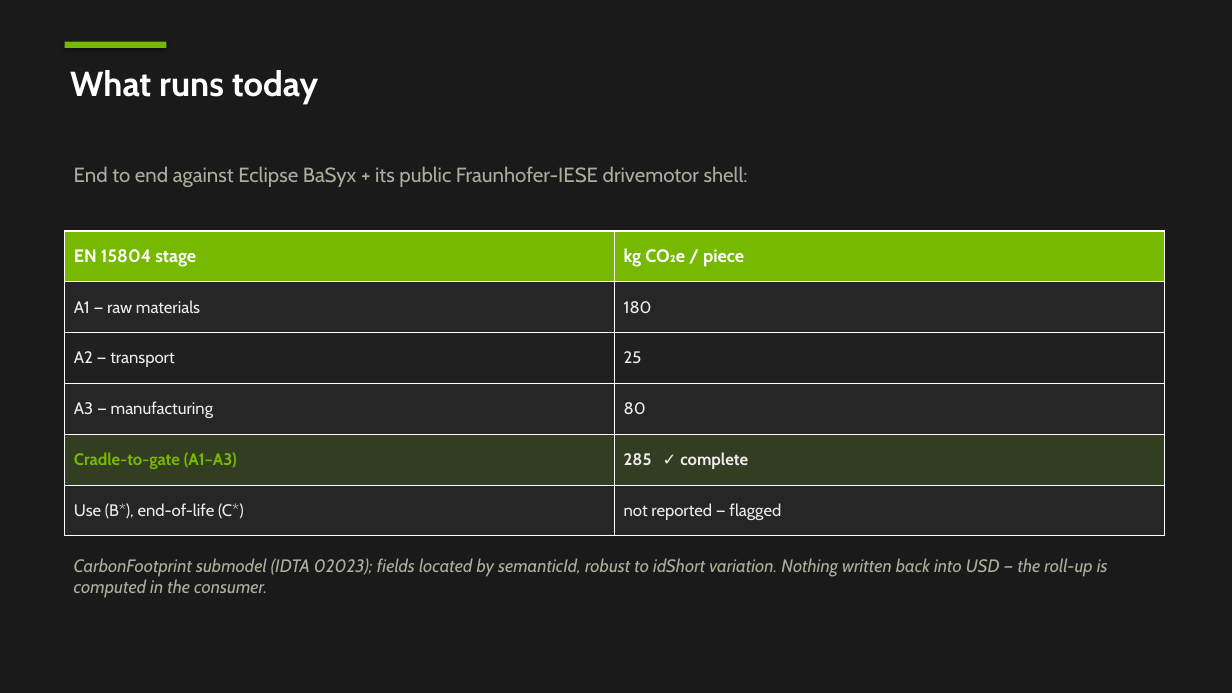
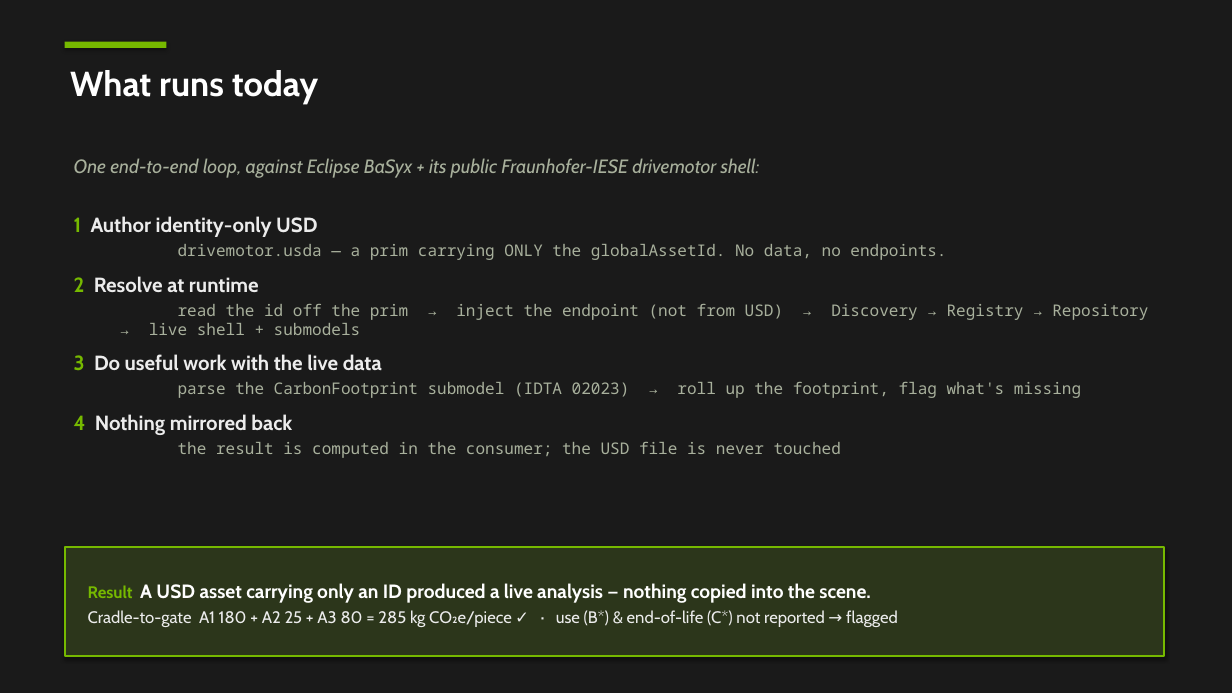
Before and after one commit to asluk/USD, a slide deck: slide 8 of extras/sourceIdentifiers/aas-helloworld/aas-usd-helloworld.pptx. Drawn at 1232x693 pixels with LibreOffice and Linux fonts; fonts in the diff are those of the drawing. Boxes give left, top, right and bottom in pixels: in the first picture for what was removed or moved away, otherwise in the second. Text is boxed around its words. In the diff, an @@ line names an element or a change of style, - is before the commit and + after.

Commit message:
AAS hello-world: clarify 'what runs today' slide (show the end-to-end loop, not just the PCF result)

```diff
--- a/extras/sourceIdentifiers/aas-helloworld/aas-usd-helloworld.pptx
+++ b/extras/sourceIdentifiers/aas-helloworld/aas-usd-helloworld.pptx
@@ text at (74, 158, 760, 178): text changed; size 16 to 15 pt; italic on @@
-End to end against Eclipse BaSyx + its public Fraunhofer-IESE drivemotor shell:
+One end-to-end loop, against Eclipse BaSyx + its public Fraunhofer-IESE drivemotor shell:
@@ table removed at (65, 231, 1165, 536), 6 rows, 2 columns @@
-EN 15804 stage | kg CO₂e / piece
-A1 — raw materials | 180
-A2 — transport | 25
-A3 — manufacturing | 80
-Cradle-to-gate (A1–A3) | 285 ✓ complete
-Use (B*), end-of-life (C*) | not reported — flagged
@@ text added at (74, 216, 1148, 458), 12.5 pt, text #A8B09C @@
+1 Author identity-only USD
+  drivemotor.usda — a prim carrying ONLY the globalAssetId. No data, no endpoints.
+2 Resolve at runtime
+  read the id off the prim → inject the endpoint (not from USD) → Discovery → Registry → Repository → live shell + submodels
+3 Do useful work with the live data
+  parse the CarbonFootprint submodel (IDTA 02023) → roll up the footprint, flag what's missing
+4 Nothing mirrored back
+  the result is computed in the consumer; the USD file is never touched
@@ rectangle "Result A USD asset carrying ...": place and size @@
-rectangle "Result A USD asset carrying ..." at (74, 558, 1108, 598)
+rectangle "Result A USD asset carrying ..." at (65, 547, 1165, 656)
@@ rectangle "Result A USD asset carrying ..." at (65, 547, 1165, 656): vertical alignment top to middle; fill none to #2C361B; outline none to #76B900 1.5 pt; shadow on @@
@@ text in rectangle at (88, 583, 898, 627): text changed; size 14 to 13 pt; text colour #A8B09C to #ECECEC; italic off @@
-CarbonFootprint submodel (IDTA 02023); fields located by semanticId, robust to idShort variation. Nothing written back into USD — the roll-up is computed in the consumer.
+Result A USD asset carrying only an ID produced a live analysis — nothing copied into the scene.
+Cradle-to-gate A1 180 + A2 25 + A3 80 = 285 kg CO₂e/piece ✓ · use (B*) & end-of-life (C*) not reported → flagged
```
